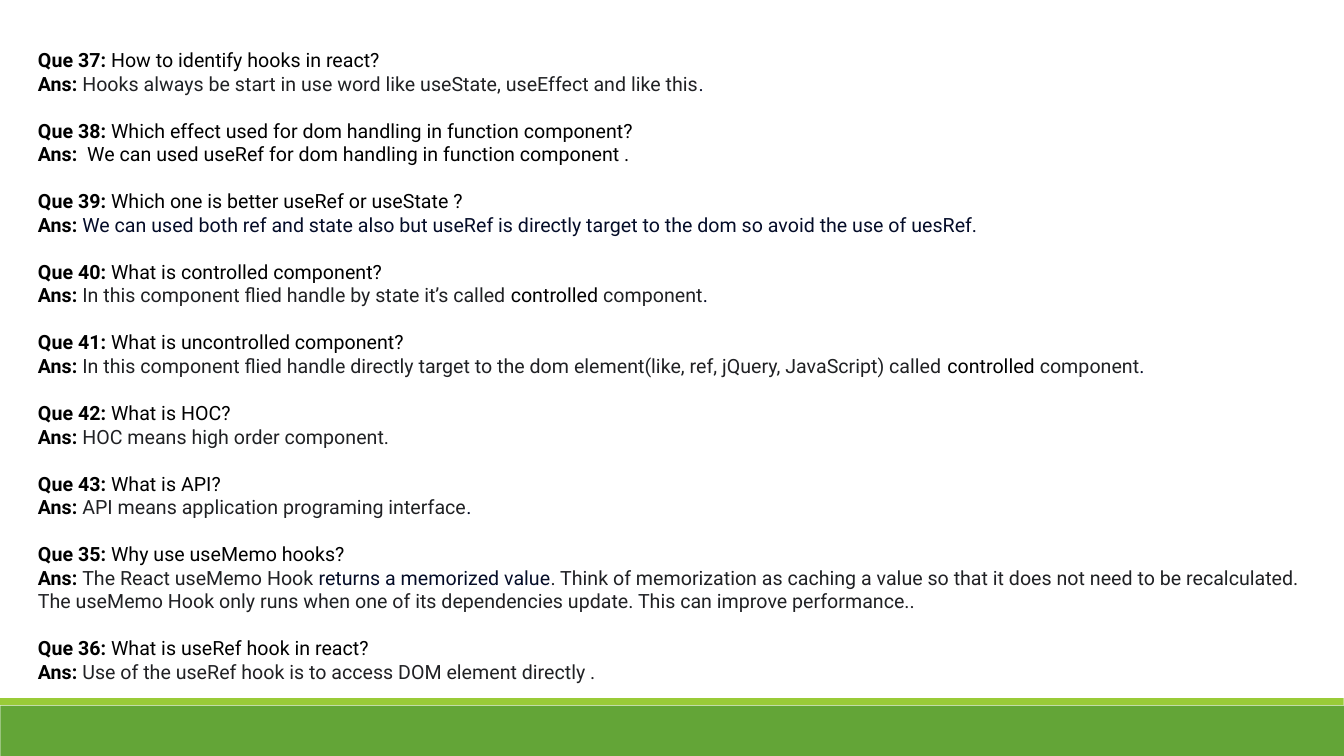
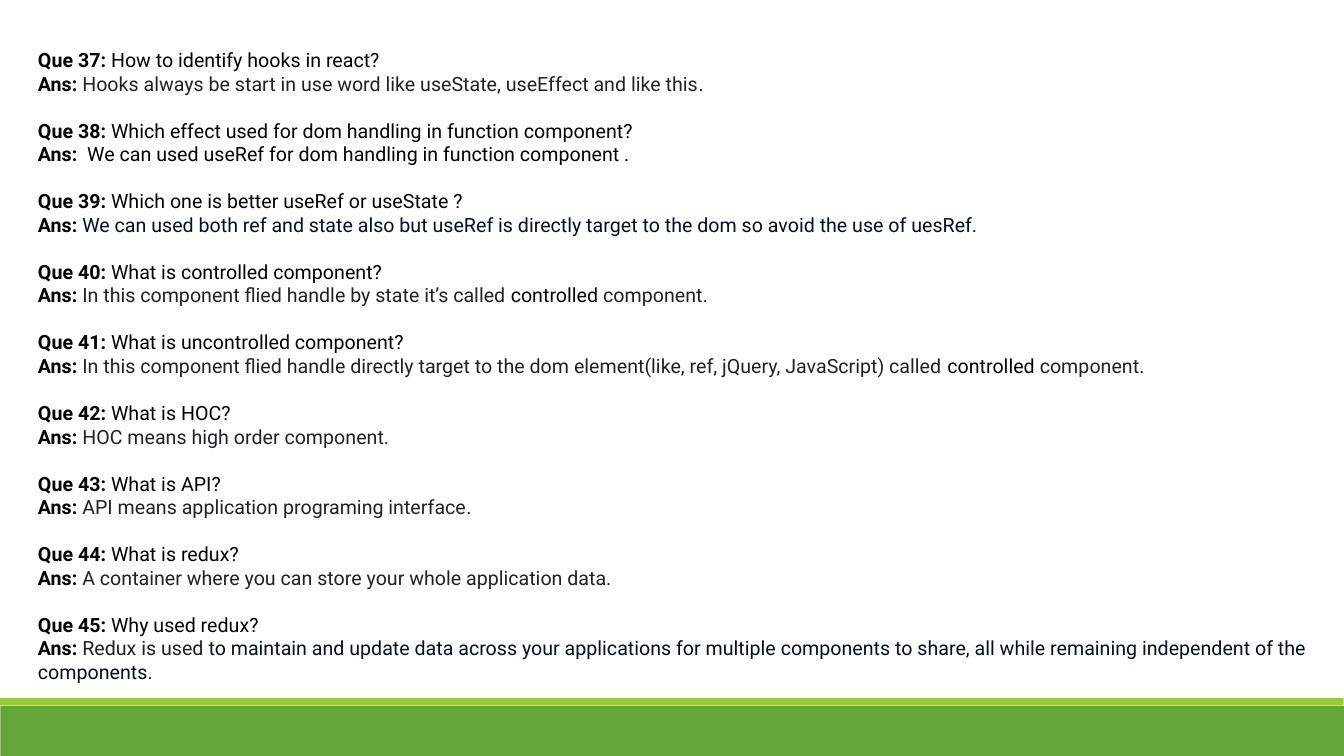
Before and after one commit to hatzademohit/code-step-by-step, a slide deck: slide 6 of QueAns/ReactQusAns.pptx. Drawn at 1344x756 pixels with LibreOffice and Linux fonts; fonts in the diff are those of the drawing. Boxes give left, top, right and bottom in pixels: in the first picture for what was removed or moved away, otherwise in the second. Text is boxed around its words. In the diff, an @@ line names an element or a change of style, - is before the commit and + after.

```diff
--- a/QueAns/ReactQusAns.pptx
+++ b/QueAns/ReactQusAns.pptx
@@ text at [38, 546, 1306, 683]: text changed; text colour #202124 to #040C28 @@
-Que 35: Why use useMemo hooks?
-Ans: The React useMemo Hook returns a memorized value. Think of memorization as caching a value so that it does not need to be recalculated. The useMemo Hook only runs when one of its dependencies update. This can improve performance..
-Que 36: What is useRef hook in react?
-Ans: Use of the useRef hook is to access DOM element directly .
+Que 44: What is redux?
+Ans: A container where you can store your whole application data.
+Que 45: Why used redux?
+Ans: Redux is used to maintain and update data across your applications for multiple components to share, all while remaining independent of the components.
```
Also in this commit, not shown: 1 slide added, 6 other files.
